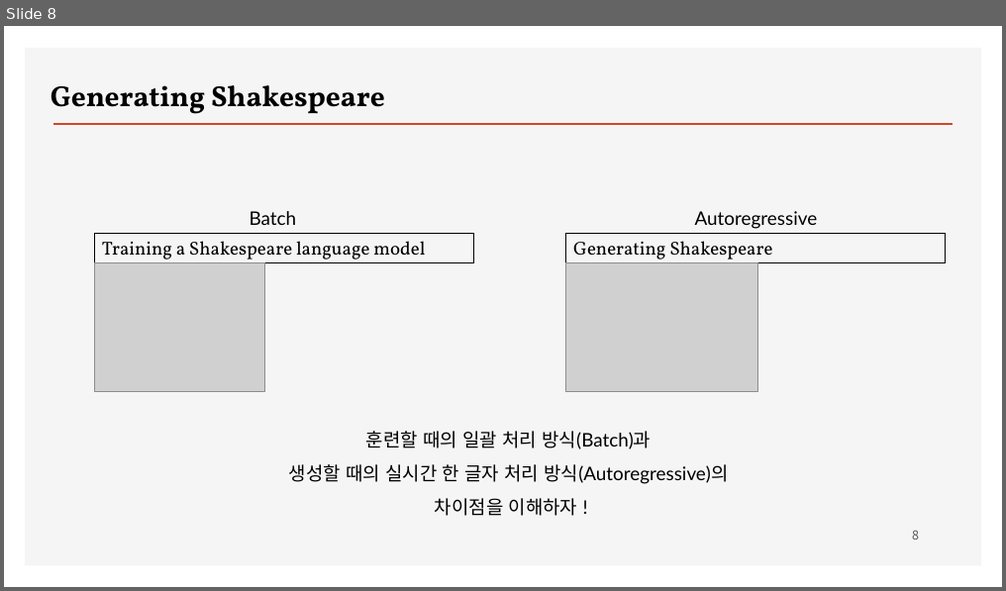
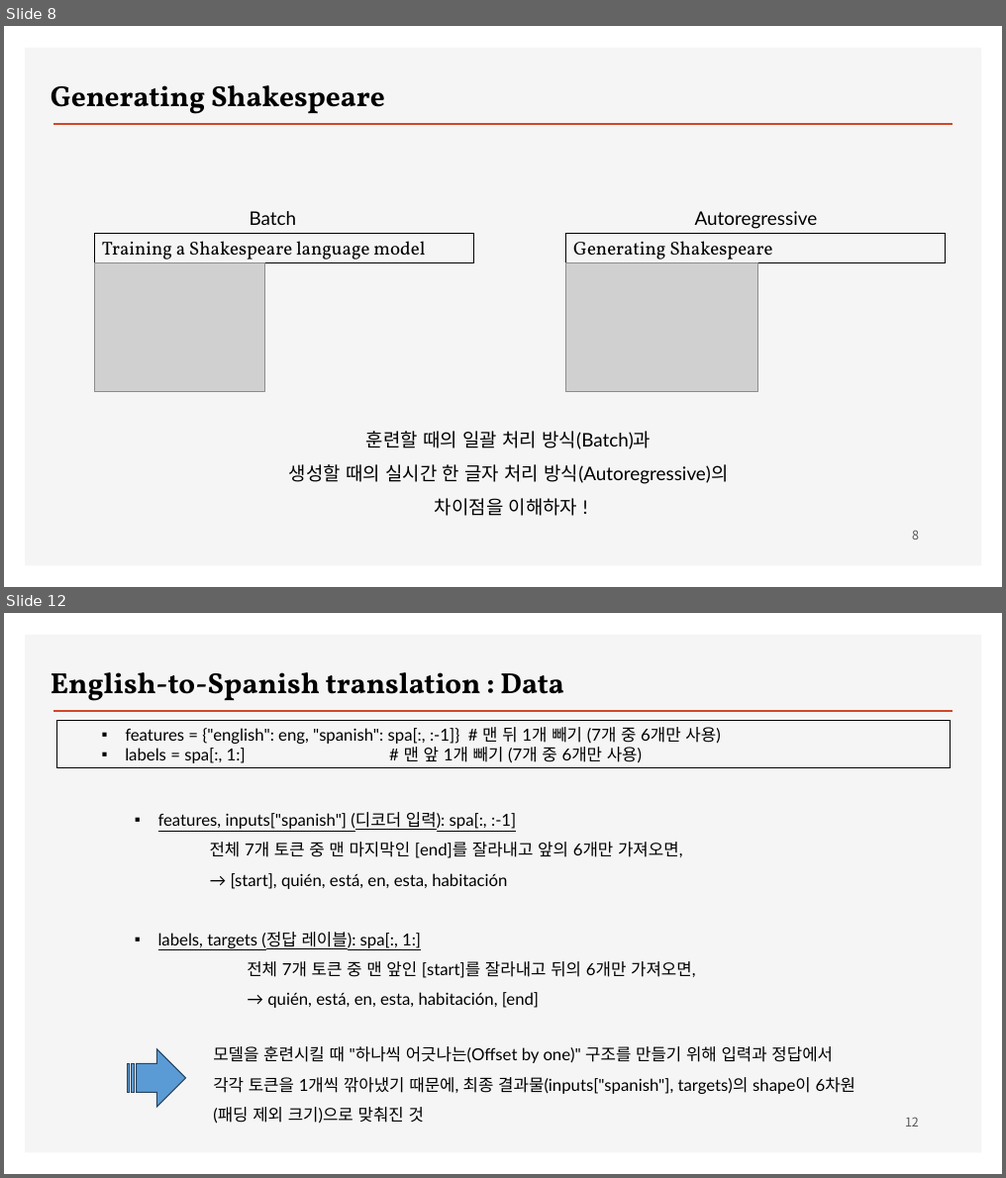
Before and after one commit to ancestor9/2026_Fall_Deep-Learning-with-Python, a slide deck: Chapter 15 Language models and the Transformer.pptx. Shown one above the other, each under a label of ours: slide 8 before the commit, slides 8 and 12 after it; the slides between them are not shown. The pictures are 1006x591 and 1006x1178 pixels, drawn with LibreOffice and Linux fonts; fonts in the diff are those of the drawing; grey boxes stand for pictures; background and template pictures are left out. Boxes give left, top, right and bottom in pixels: in the first picture for what was removed or moved away, otherwise in the second. Text is boxed around its words. In the diff, an @@ line names an element or a change of style, - is before the commit and + after.

```diff
--- a/Chapter 15 Language models and the Transformer.pptx
+++ b/Chapter 15 Language models and the Transformer.pptx
@@ slide 12 added at (4,613,1002,1174), background #FFFFFF; not listed: 2 template elements that a slide beside it also shows @@
@@ text added at (51,672,563,701), 28 pt, text #000000, bold @@
+English-to-Spanish translation : Data
@@ rectangle added at (57,721,951,768), outline #000000 0.75 pt, 16 pt, text #000000 @@
+  ▪ features = {"english": eng, "spanish": spa[:, :-1]} # 맨 뒤 1개 빼기 (7개 중 6개만 사용)
+  ▪ labels = spa[:, 1:] # 맨 앞 1개 빼기 (7개 중 6개만 사용)
@@ text added at (158,812,696,1008), 16 pt, text #000000 @@
+▪ features, inputs["spanish"] (디코더 입력): spa[:, :-1]
+전체 7개 토큰 중 맨 마지막인 [end]를 잘라내고 앞의 6개만 가져오면,
+→ [start], quién, está, en, esta, habitación
+▪ labels, targets (정답 레이블): spa[:, 1:]
+  전체 7개 토큰 중 맨 앞인 [start]를 잘라내고 뒤의 6개만 가져오면,
+  → quién, está, en, esta, habitación, [end]
@@ striped right arrow added at (128,1050,186,1107), fill #5B9BD5, outline #28445D 1 pt @@
@@ text added at (213,1047,856,1124), 16 pt, text #000000 @@
+모델을 훈련시킬 때 "하나씩 어긋나는(Offset by one)" 구조를 만들기 위해 입력과 정답에서 각각 토큰을 1개씩 깎아냈기 때문에, 최종 결과물(inputs["spanish"], targets)의 shape이 6차원(패딩 제외 크기)으로 맞춰진 것
@@ page number added at (905,1117,919,1127), 12 pt, text #595959 @@
+12
```
Also in this commit, not shown: 1 slide changed, 13 other slides added.
